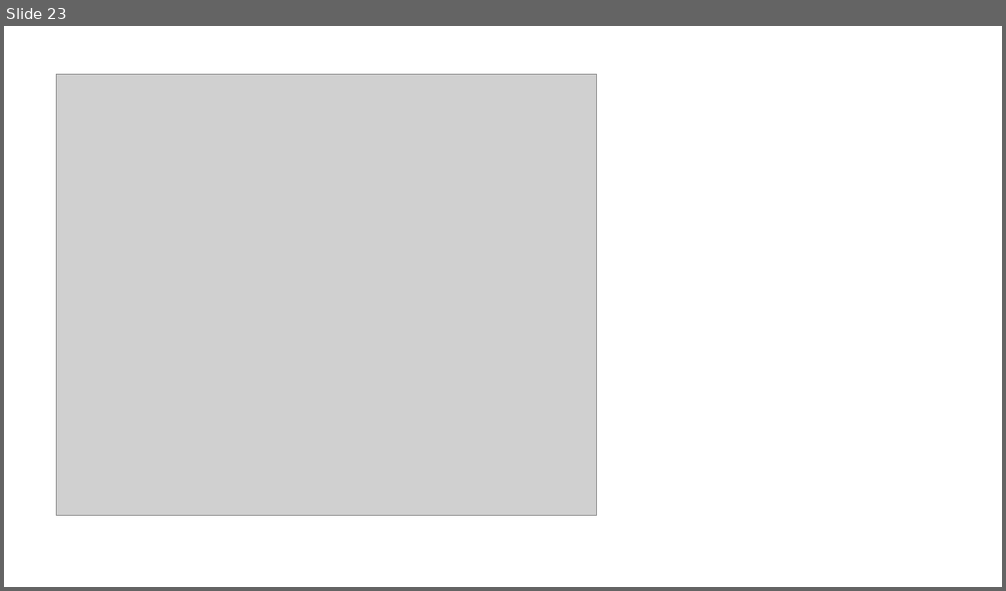
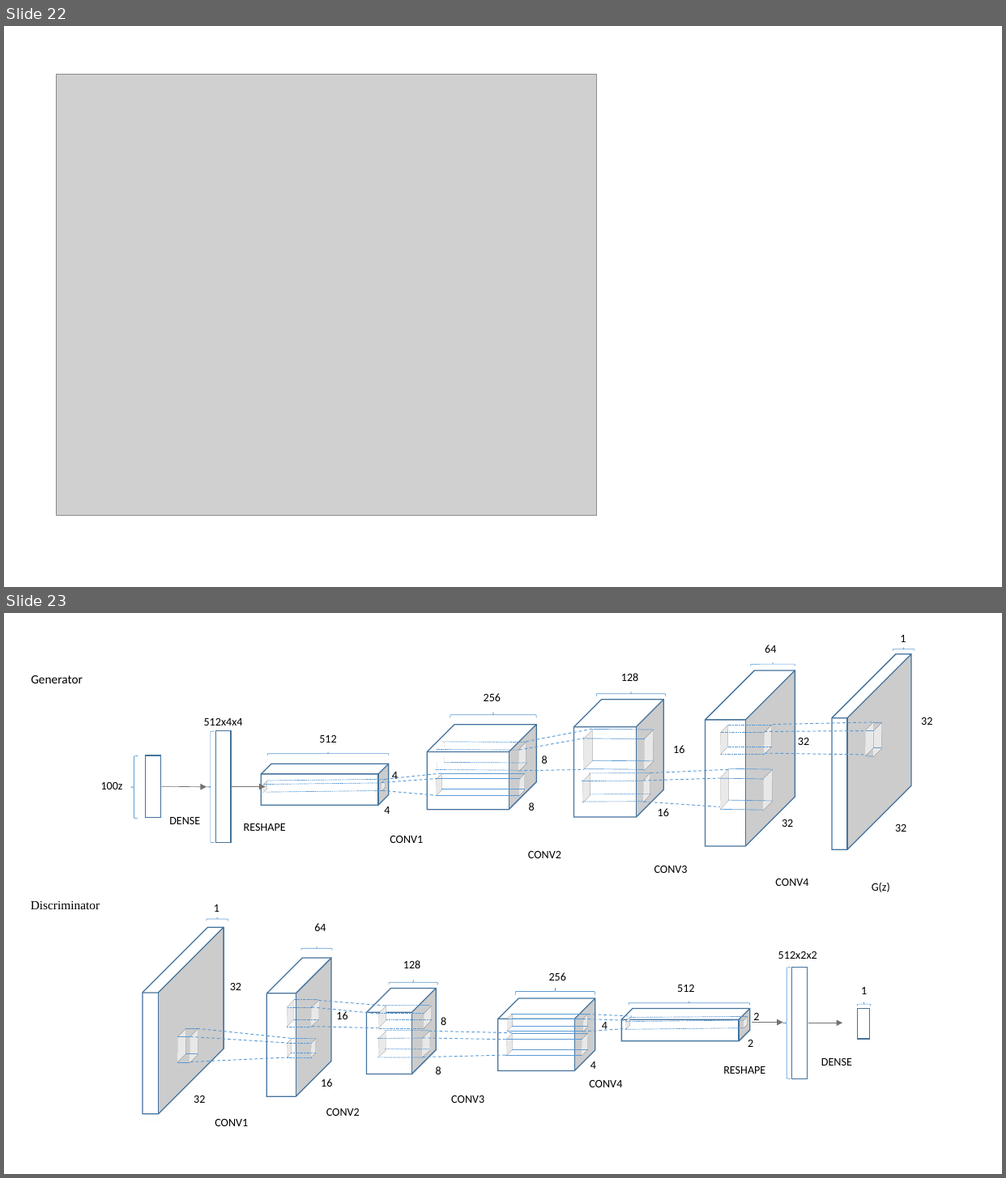
Before and after one commit to DreamPurchaseZnz/Picture, a slide deck: GANs_model.pptx. Shown one above the other, each under a label of ours: slide 23 before the commit, slides 22 and 23 after it. The pictures are 1006x591 and 1006x1178 pixels, drawn with LibreOffice and Linux fonts; fonts in the diff are those of the drawing; grey boxes stand for pictures. Boxes give left, top, right and bottom in pixels: in the first picture for what was removed or moved away, otherwise in the second. Text is boxed around its words. In the diff, an @@ line names an element or a change of style, - is before the commit and + after.

```diff
--- a/GANs_model.pptx
+++ b/GANs_model.pptx
@@ slide 23 added at [4,613,1002,1174], background #FFFFFF @@
@@ text added at [900,635,906,642], 11 pt, text #000000 @@
+1
@@ text added at [31,675,83,683], 12 pt, text #000000 @@
+Generator
@@ group added at [101,645,932,892]: 43 lines, 23 texts, 18 rectangles, 7 left braces, 5 cubes, 2 arrows @@
+100z
+512
+4
+DENSE
+CONV1
+CONV2
+CONV3
+CONV4
+256
+128
+64
+4
+8
+8
+16
+16
+32
+32
+32
+32
+G(z)
+RESHAPE
+512x4x4
@@ text added at [31,901,100,909], 12 pt, text #000000 @@
+Discriminator
@@ group added at [143,905,871,1127]: 43 lines, 23 texts, 18 rectangles, 7 left braces, 5 cubes, 2 arrows @@
+64
+1
+32
+32
+16
+16
+128
+8
+8
+256
+4
+4
+512
+2
+2
+512x2x2
+1
+CONV1
+CONV2
+CONV3
+CONV4
+RESHAPE
+DENSE
@@ what was slide 23 is now slide 22 @@
```
Also in this commit, not shown: 1 slide changed, 4 other slides added, 2 other files.
